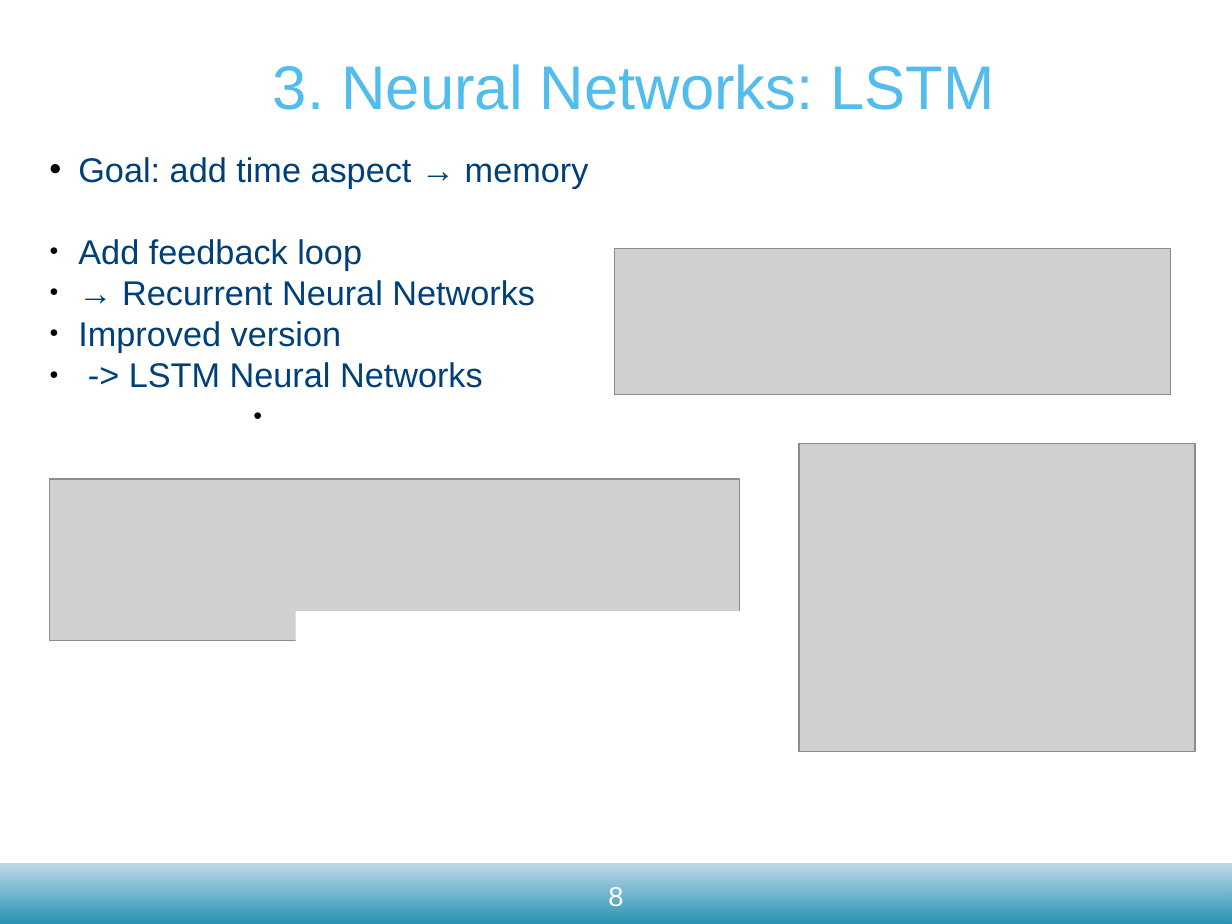
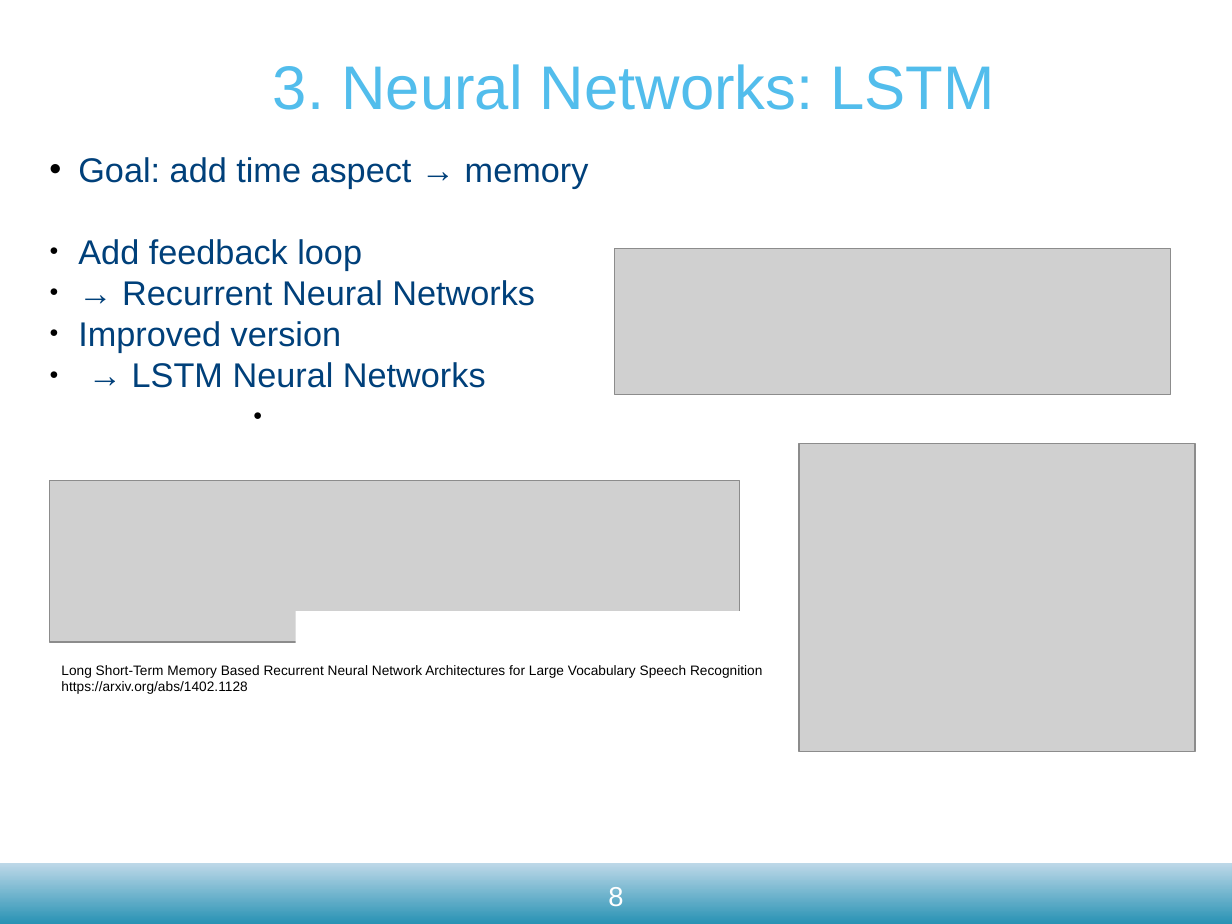
Before and after one commit to matthijsvk/multimodalSR, a slide deck: slide 8 of report/tussentijdse/convNetsSR21dec2017.odp. Drawn at 1232x924 pixels with LibreOffice and Linux fonts; fonts in the diff are those of the drawing; grey boxes stand for pictures; background and template pictures are left out. Boxes give left, top, right and bottom in pixels: in the first picture for what was removed or moved away, otherwise in the second. Text is boxed around its words. In the diff, an @@ line names an element or a change of style, - is before the commit and + after.

```diff
--- a/report/tussentijdse/convNetsSR21dec2017.odp
+++ b/report/tussentijdse/convNetsSR21dec2017.odp
@@ text at [132,362,486,388]: text changed @@
-● -> LSTM Neural Networks
+● → LSTM Neural Networks
@@ text added at [61,665,762,694], 8 pt, text #000000 @@
+Long Short-Term Memory Based Recurrent Neural Network Architectures for Large Vocabulary Speech Recognition
+https://arxiv.org/abs/1402.1128
```
Also in this commit, not shown: 5 other slides changed, 3 other files.
